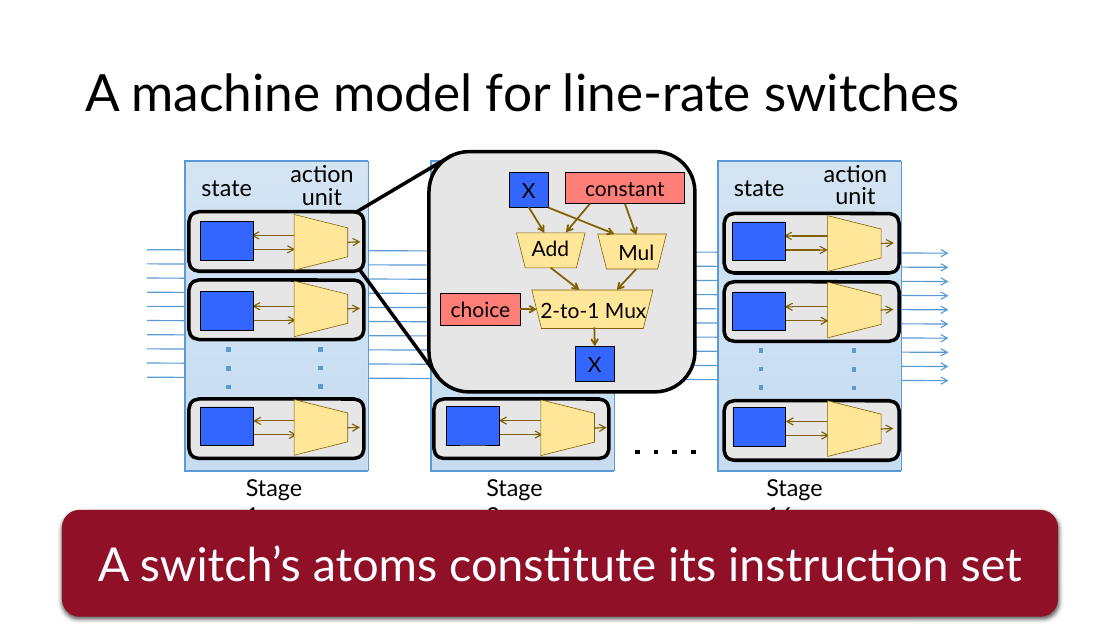
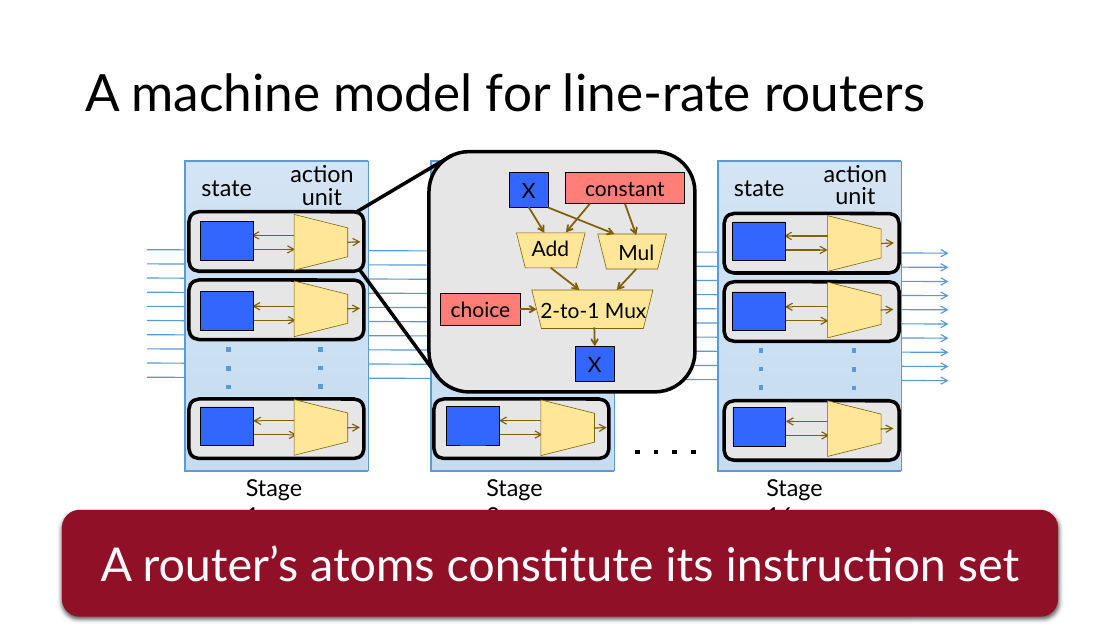
Before and after one commit to anirudhSK/pifo-domino-marple-ppts, a slide deck: slide 16 of combined_domino_pifo.pptx (slide 15 before the commit). Drawn at 1120x630 pixels with LibreOffice and Linux fonts; fonts in the diff are those of the drawing. Boxes give left, top, right and bottom in pixels: in the first picture for what was removed or moved away, otherwise in the second. Text is boxed around its words. In the diff, an @@ line names an element or a change of style, - is before the commit and + after.

```diff
--- a/combined_domino_pifo.pptx
+++ b/combined_domino_pifo.pptx
@@ title at [85,73,926,112]: text changed @@
-A machine model for line-rate switches
+A machine model for line-rate routers
@@ text in rounded rectangle at [101,545,1019,582]: text changed @@
-A switch’s atoms constitute its instruction set
+A router’s atoms constitute its instruction set
```
Also in this commit, not shown: 14 other slides changed, 4 slides added, 17 slides removed.
